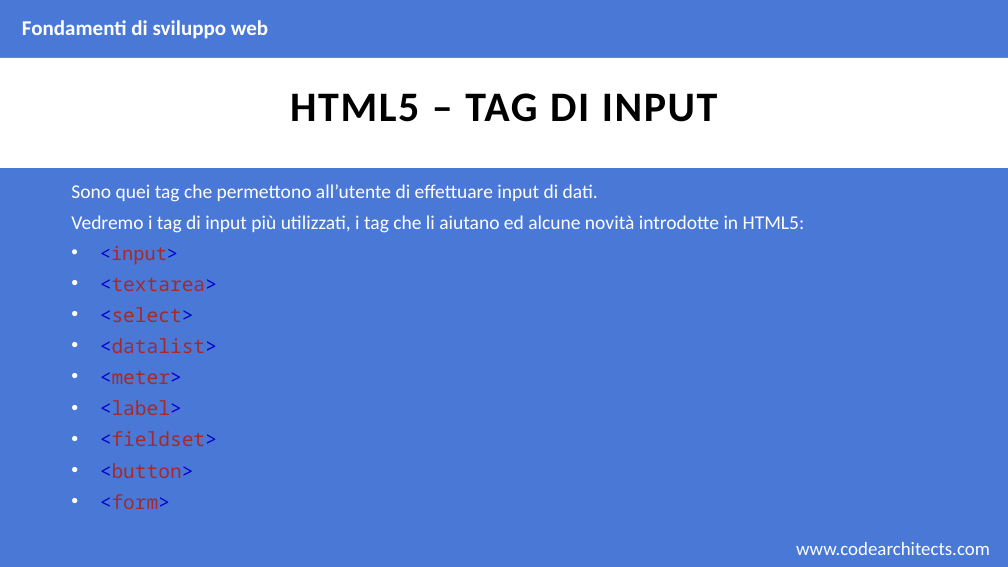
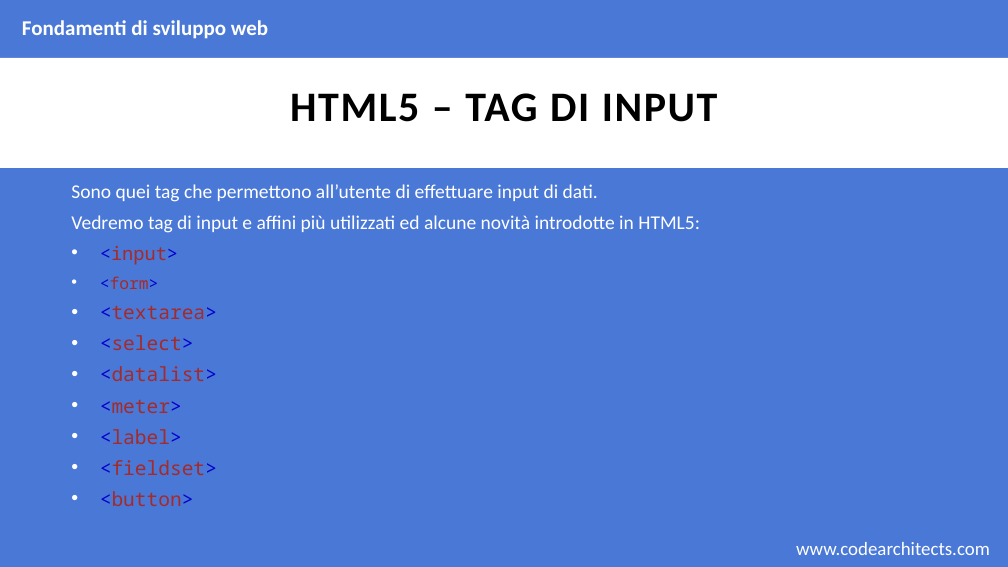
Before and after one commit to CodeArchitectsTraining/fondamenti-sviluppo-web-29052018, a slide deck: slide 51 of slides/html.pptx. Drawn at 1008x567 pixels with LibreOffice and Linux fonts; fonts in the diff are those of the drawing; background and template pictures are left out. Boxes give left, top, right and bottom in pixels: in the first picture for what was removed or moved away, otherwise in the second. Text is boxed around its words. In the diff, an @@ line names an element or a change of style, - is before the commit and + after.

Commit message:
completed html, needs revision

```diff
--- a/slides/html.pptx
+++ b/slides/html.pptx
@@ text at (x1=71, y1=215, x2=700, y2=233): text changed @@
-Vedremo i tag di input più utilizzati, i tag che li aiutano ed alcune novità introdotte in HTML5:
+Vedremo tag di input e affini più utilizzati ed alcune novità introdotte in HTML5:
@@ text at (x1=100, y1=276, x2=159, y2=289): paragraph added @@
+• <form>
@@ text at (x1=100, y1=494, x2=170, y2=509): paragraph removed @@
-• <form>
```
Also in this commit, not shown: 19 slides added, 1 other file.
